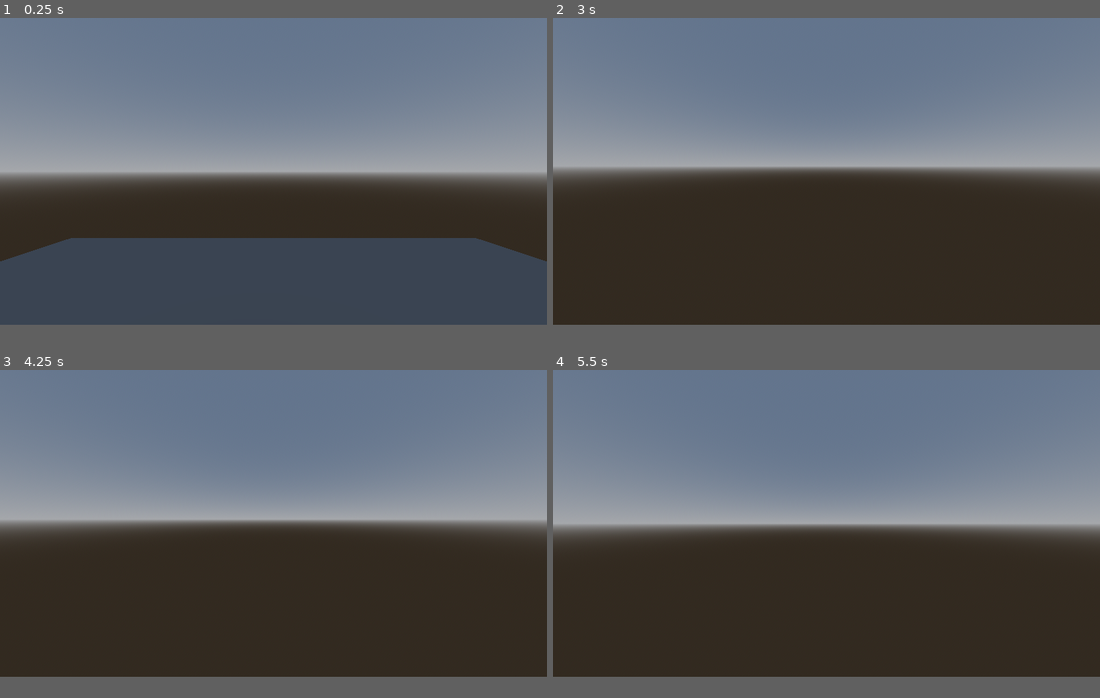
Above: before the commit, frames 1-4 (two rows, left to right).
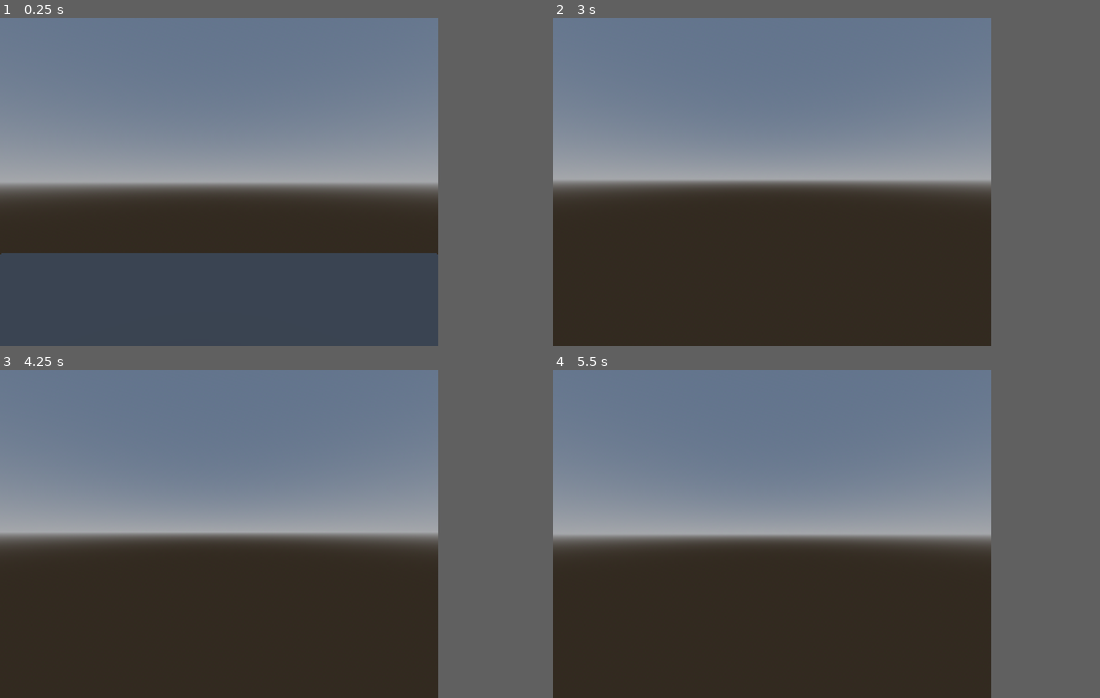
Above: after the commit, the same moments.

Repository: skibbl-dev/Horror-Renegades
Game: Godot game, scene res://scenes/main_scene.tscn
Two runs of this game, one before a commit and one after it. Both use one fixed random seed, a clock stepped at 60 frames per second and the inputs below.
Inputs (mouse positions are in pixels of both pictures, inside the frame that each line leads up to):
- Up to frame 1 (0.25 s): no input
- Up to frame 2 (3 s): move the mouse to (853, 168) at 0.52 s; hold W (forward) from 0.53 s (still down); tap E (interact) at 0.6, 2.1 s; tap Space (jump) at 0.77, 1.52, 2.75 s; move the mouse to (799, 172) at 1.27 s; tap Shift (sprint) at 1.35, 2.85 s; tap Enter at 2 s; move the mouse to (837, 165) at 2.02 s; move the mouse to (821, 175) at 2.77 s
- Up to frame 3 (4.25 s): keep holding W (forward); tap Space (jump) at 3.02, 3.77 s; tap Enter at 3.5 s; move the mouse to (311, 527) at 3.52 s; tap E (interact) at 3.6 s
- Up to frame 4 (5.5 s): keep holding W (forward); tap Space (jump) at 4.25, 4.52 s; move the mouse to (782, 520) at 4.27 s; tap Shift (sprint) at 4.35 s; tap Enter at 5 s; move the mouse to (831, 524) at 5.02 s; tap E (interact) at 5.1 s
In our replay, the window is 799x449 before the commit and 640x480 after it. These sizes can differ from the game's own. Grey fills any space a smaller window leaves; there, only what the larger window draws over its background counts as a difference.

The runs differ from the first frame. In frame 1, 22% of the frame differs, in the area x 0-100%, y 0-75%; in frame 2, 15%; in frame 3, 15%; in frame 4, 15%.

Commit message:
Start of ps1 graphics + change move speed

Diff:
--- a/project.godot
+++ b/project.godot
@@ -14,6 +14,12 @@
 run/main_scene="uid://bd5dnn6jiitf3"
 config/features=PackedStringArray("4.6", "GL Compatibility")
 config/icon="res://icon.svg"
+
+[display]
+
+window/size/viewport_width=320
+window/size/viewport_height=240
+window/stretch/mode="viewport"
 
 [file_customization]
 
@@ -75,3 +81,5 @@
 rendering_device/driver.windows="d3d12"
 renderer/rendering_method="gl_compatibility"
 renderer/rendering_method.mobile="gl_compatibility"
+shading/overrides/force_vertex_shading=true
+anti_aliasing/screen_space_roughness_limiter/enabled=false
--- a/scripts/player.gd
+++ b/scripts/player.gd
@@ -2,8 +2,8 @@
 
 @onready var main: Node3D = $".."
 var speed
-const WALK_SPEED = 5.0
-const SPRINT_SPEED = 8.0
+const WALK_SPEED = 3.7
+const SPRINT_SPEED = 5.5
 const JUMP_VELOCITY = 4.8
 const SENSITIVITY = 0.004
 const BOB_FREQ = 2.4
